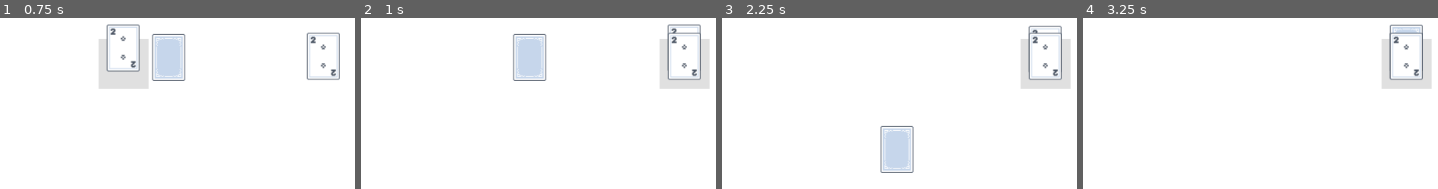
Above: before the commit, frames 1-4 (left to right).
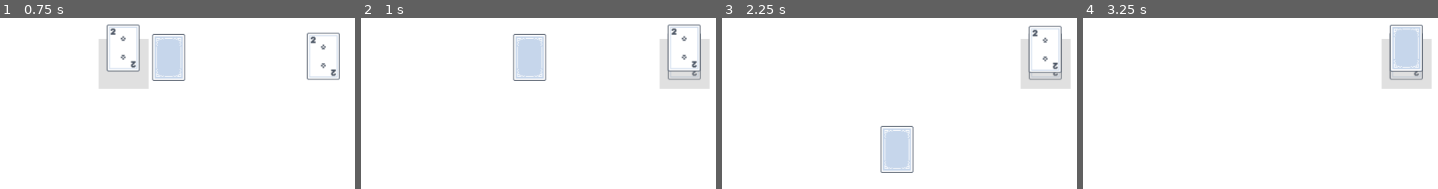
Above: after the commit, the same moments.

Repository: snowbillr/learning-godot
Game: Godot game, scene res://scenes/Main.tscn
The game is run twice, just before and just after one commit, with the same random seed, the same clock (stepped at 60 frames per second) and the same inputs.
Inputs (mouse positions are in pixels of both pictures, inside the frame that each line leads up to):
- Up to frame 1 (0.75 s): tap Enter at 0.5 s; drag from (24, 55) to (323, 55) at 0.52 s
- Up to frame 2 (1 s): no input
- Up to frame 3 (2.25 s): drag from (892, 57) to (895, 149) at 1.27 s; move the mouse to (1045, 55) at 2.02 s; click (1045, 55) at 2.17 s
- Up to frame 4 (3.25 s): tap Space at 2.75 s; drag from (1256, 149) to (1406, 55) at 2.77 s

Frame 1 is identical in both runs. In frame 2, 0.9% of the frame differs, in the area x 86-96%, y 8-36%; in frame 3, 0.8%; in frame 4, 1.9%.

Commit message:
draggable handle auto sized

Diff:
--- a/cards/scenes/Card.tscn
+++ b/cards/scenes/Card.tscn
@@ -3,7 +3,9 @@
 [ext_resource path="res://scenes/Card.gd" type="Script" id=1]
 [ext_resource path="res://scenes/Draggable.tscn" type="PackedScene" id=2]
 
-[node name="Card" type="Node2D"]
+[node name="Card" type="Node2D" groups=[
+"cards",
+]]
 script = ExtResource( 1 )
 
 [node name="Position2D" type="Position2D" parent="."]
--- a/cards/scenes/Draggable.gd
+++ b/cards/scenes/Draggable.gd
@@ -8,18 +8,22 @@
 onready var sprite = $Sprite
 onready var shadow = $Shadow
 onready var tween = $Tween
+onready var handle = $Area2D/CollisionShape2D
 
 func _ready() -> void:
     sprite.texture = texture
 
     var sprite_width = sprite.texture.get_width()
     var sprite_height = sprite.texture.get_height()
+
     shadow.margin_left = -sprite_width / 2
     shadow.margin_right = sprite_width / 2
     shadow.margin_top = -sprite_height / 2
     shadow.margin_bottom = sprite_height / 2
     shadow.rect_position += Vector2(0, 10)
     shadow.visible = false
+
+    handle.shape.extents = Vector2(sprite_width / 2, sprite_height / 2)
 
 func _input(event: InputEvent) -> void:
     if event is InputEventMouseMotion and is_dragging:
@@ -35,8 +39,10 @@
 
         tween.stop_all()
         if is_dragging:
+            z_index += 10
             tween.interpolate_property($Sprite, "offset:y", $Sprite.offset.y, -10, 0.2, Tween.TRANS_QUART, Tween.EASE_OUT)
             tween.start()
         else:
+            z_index -= 10
             tween.interpolate_property($Sprite, "offset:y", $Sprite.offset.y, 0, 0.2, Tween.TRANS_QUART, Tween.EASE_OUT)
             tween.start()
